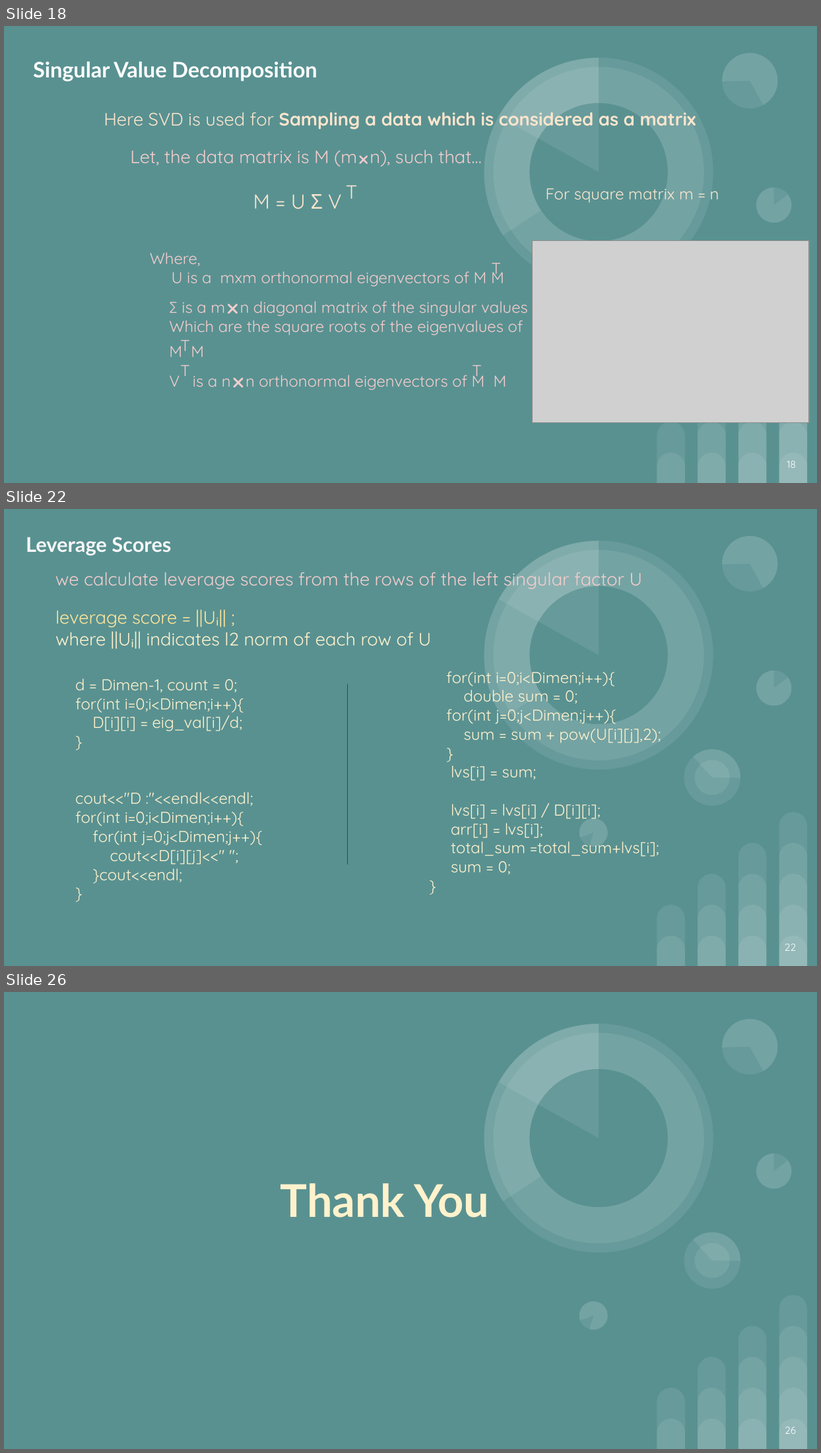
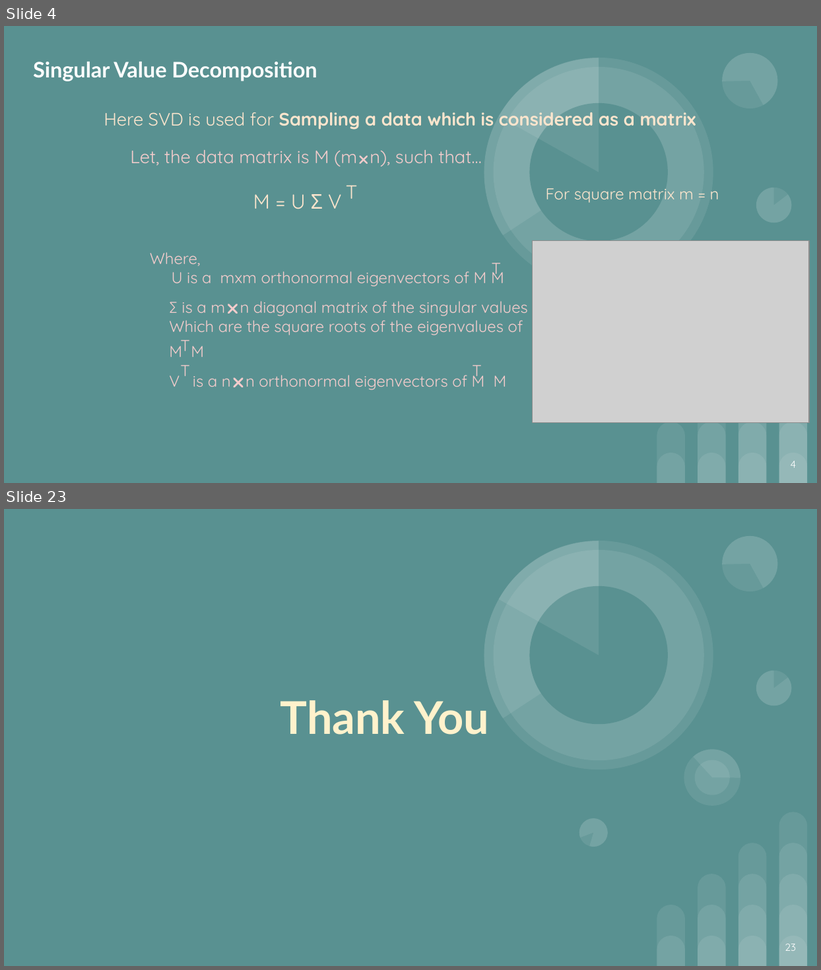
Before and after one commit to Juriez/SPL-1, a slide deck: Final Slide.pptx. Shown one above the other, each under a label of ours: slides 18, 22 and 26 before the commit, slides 4 and 23 after it; the slides between them are not shown. The pictures are 821x1453 and 821x970 pixels, drawn with LibreOffice and Linux fonts; fonts in the diff are those of the drawing; grey boxes stand for pictures. Boxes give left, top, right and bottom in pixels: in the first picture for what was removed or moved away, otherwise in the second. Text is boxed around its words. In the diff, an @@ line names an element or a change of style, - is before the commit and + after.

```diff
--- a/Final Slide.pptx
+++ b/Final Slide.pptx
@@ slide 22 removed at [4, 509, 817, 966], background #599191; not listed: 28 template elements that a slide beside it also shows @@
@@ title removed at [26, 537, 171, 556] @@
-Leverage Scores
@@ text removed at [55, 567, 643, 591] @@
-we calculate leverage scores from the rows of the left singular factor U
@@ subtitle removed at [55, 611, 432, 646] @@
-leverage score = ||Uᵢ|| ;
-where ||Uᵢ|| indicates l2 norm of each row of U
@@ text removed at [75, 679, 263, 884] @@
-d = Dimen-1, count = 0;
-for(int i=0;i<Dimen;i++){
-D[i][i] = eig_val[i]/d;
-}
-cout<<"D :"<<endl<<endl;
-for(int i=0;i<Dimen;i++){
-for(int j=0;j<Dimen;j++){
-cout<<D[i][j]<<" ";
-}cout<<endl;
-}
@@ line removed from (347, 684) to (347, 865) @@
@@ text removed at [446, 671, 661, 875] @@
-for(int i=0;i<Dimen;i++){
-double sum = 0;
-for(int j=0;j<Dimen;j++){
-sum = sum + pow(U[i][j],2);
-}
-lvs[i] = sum;
-lvs[i] = lvs[i] / D[i][i];
-arr[i] = lvs[i];
-total_sum =total_sum+lvs[i];
-sum = 0;
-}
@@ page number removed at [785, 944, 796, 951] @@
-22
@@ what was slide 18 is now slide 4 @@
@@ page number at [791, 461, 797, 468]: text changed @@
-18
+4
@@ what was slide 26 is now slide 23 @@
@@ page number at [785, 944, 796, 951]: text changed @@
-26
+23
```
Also in this commit, not shown: 13 slides changed, 1 slide added, 3 other slides removed.
